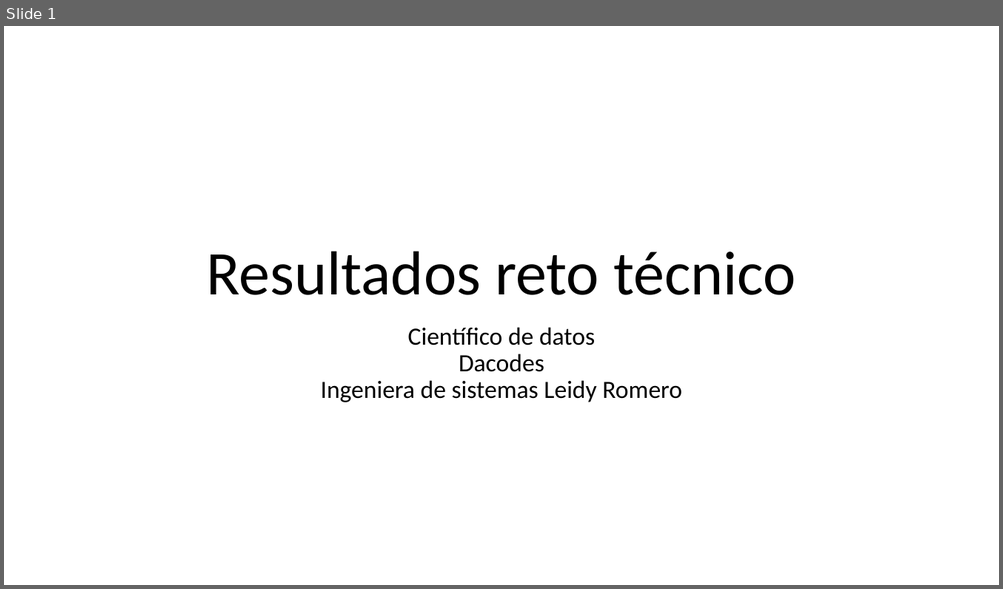
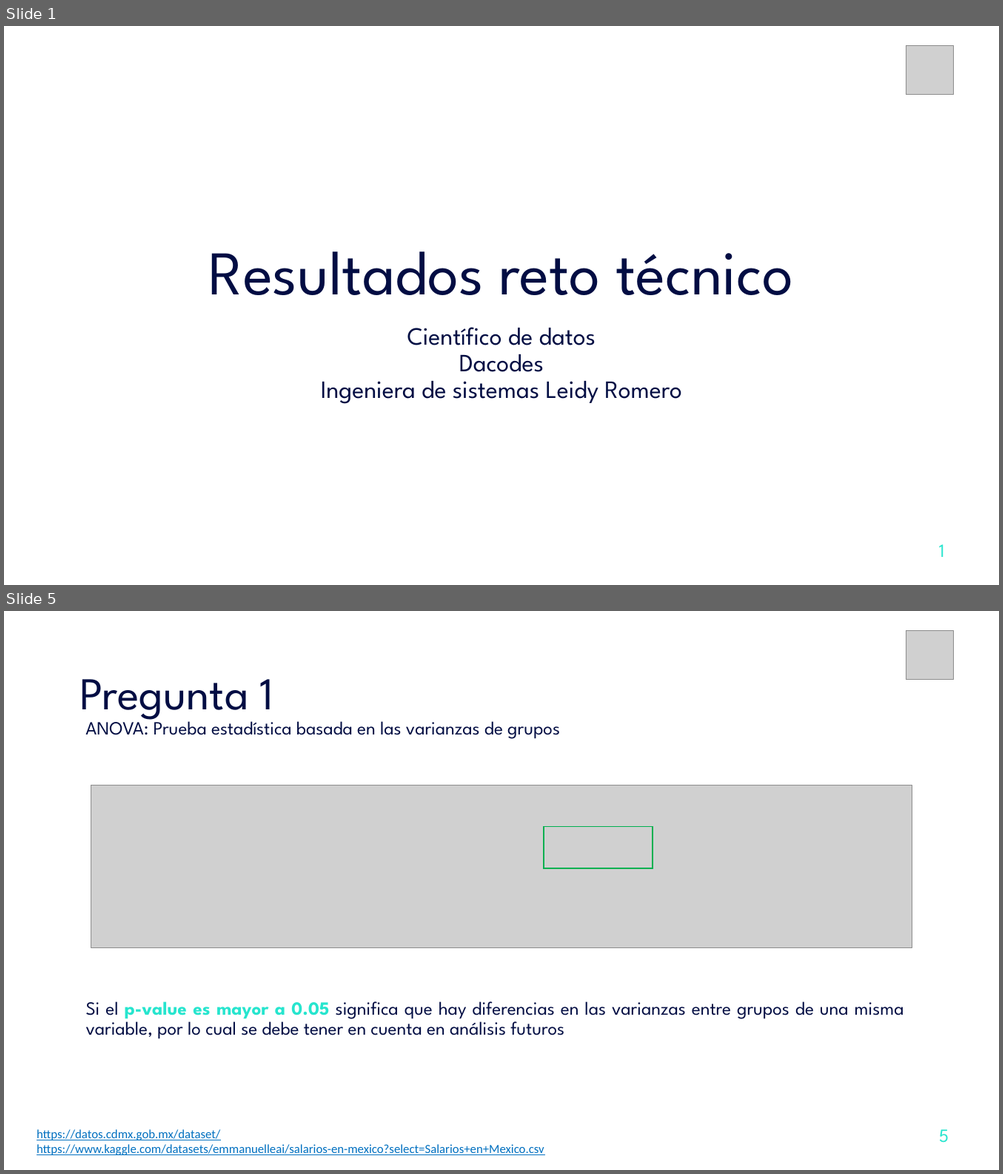
Before and after one commit to LeidyRomero/dacodes_reto, a slide deck: Presentacion corporativa.pptx. Shown one above the other, each under a label of ours: slide 1 before the commit, slides 1 and 5 after it; the slides between them are not shown. The pictures are 1003x589 and 1003x1174 pixels, drawn with LibreOffice and Linux fonts; fonts in the diff are those of the drawing; grey boxes stand for pictures. Boxes give left, top, right and bottom in pixels: in the first picture for what was removed or moved away, otherwise in the second. Text is boxed around its words. In the diff, an @@ line names an element or a change of style, - is before the commit and + after.

```diff
--- a/Presentacion corporativa.pptx
+++ b/Presentacion corporativa.pptx
@@ slide 5 added at <box>4,611,999,1170</box>, background #FFFFFF @@
@@ picture added at <box>905,630,953,680</box> @@
@@ title added at <box>79,679,274,723</box>, 44 pt, text #020D43 @@
+Pregunta 1
@@ text added at <box>85,715,560,739</box>, 18 pt, text #020D43 @@
+ANOVA: Prueba estadística basada en las varianzas de grupos
@@ picture added at <box>91,786,912,948</box> @@
@@ rectangle added at <box>543,826,652,869</box>, outline #00B050 1 pt @@
@@ text added at <box>86,1002,904,1039</box>, 18 pt, text #020D43 @@
+Si el p-value es mayor a 0.05 significa que hay diferencias en las varianzas entre grupos de una misma variable, por lo cual se debe tener en cuenta en análisis futuros
@@ text added at <box>37,1130,544,1156</box>, 12 pt, text #0070C0, underline @@
+https://datos.cdmx.gob.mx/dataset/
+https://www.kaggle.com/datasets/emmanuelleai/salarios-en-mexico?select=Salarios+en+Mexico.csv
@@ text added at <box>939,1130,948,1143</box>, 18 pt, text #26E5CE @@
+5
@@ slide 1 changed as well @@
@@ picture added at <box>905,45,953,95</box> @@
@@ title "Resultados reto técnico" at <box>209,252,793,295</box>: font Calibri to League Spartan, text colour #000000 to #020D43 @@
@@ subtitle "Científico de datos Dacodes Ingeniera ..." at <box>321,327,681,404</box>: font Calibri to League Spartan, text colour #000000 to #020D43 @@
@@ text added at <box>939,545,945,557</box>, 18 pt, text #26E5CE @@
+1
```
Also in this commit, not shown: 2 other slides changed, 4 other slides added, 2 slides removed.
